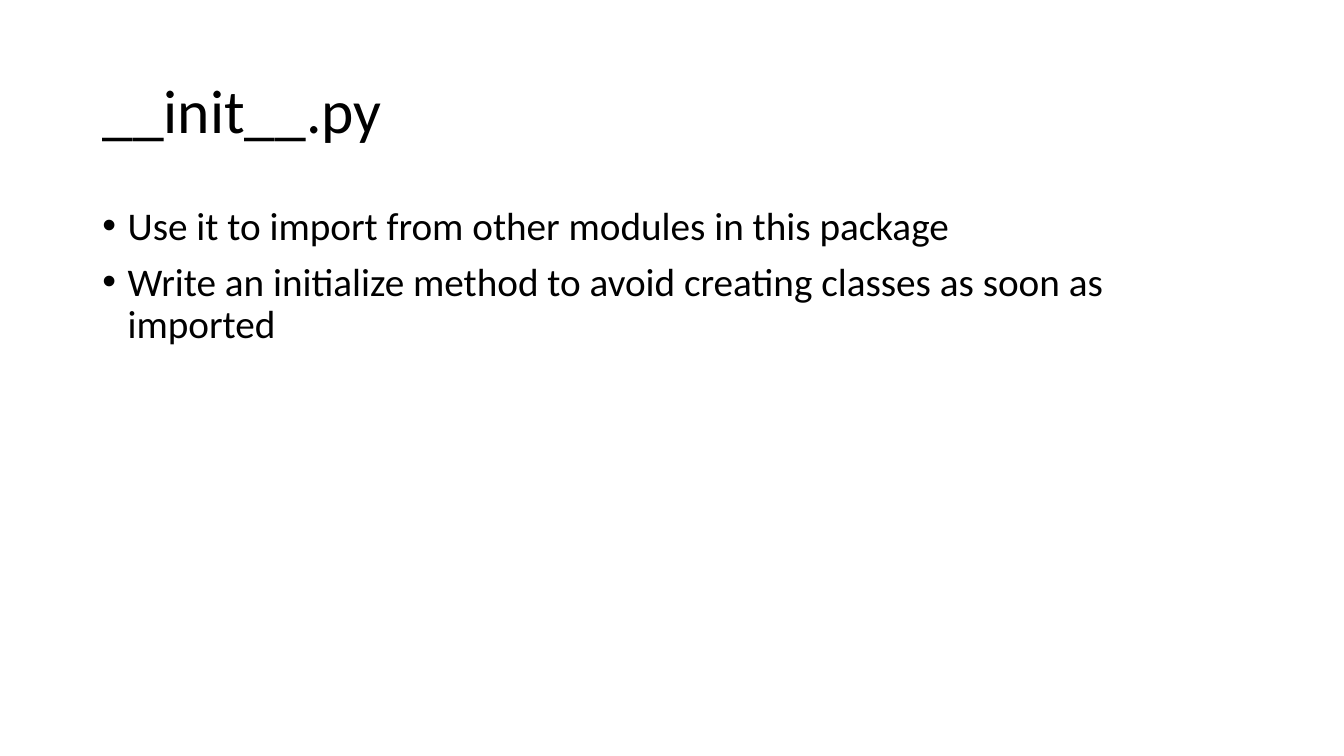
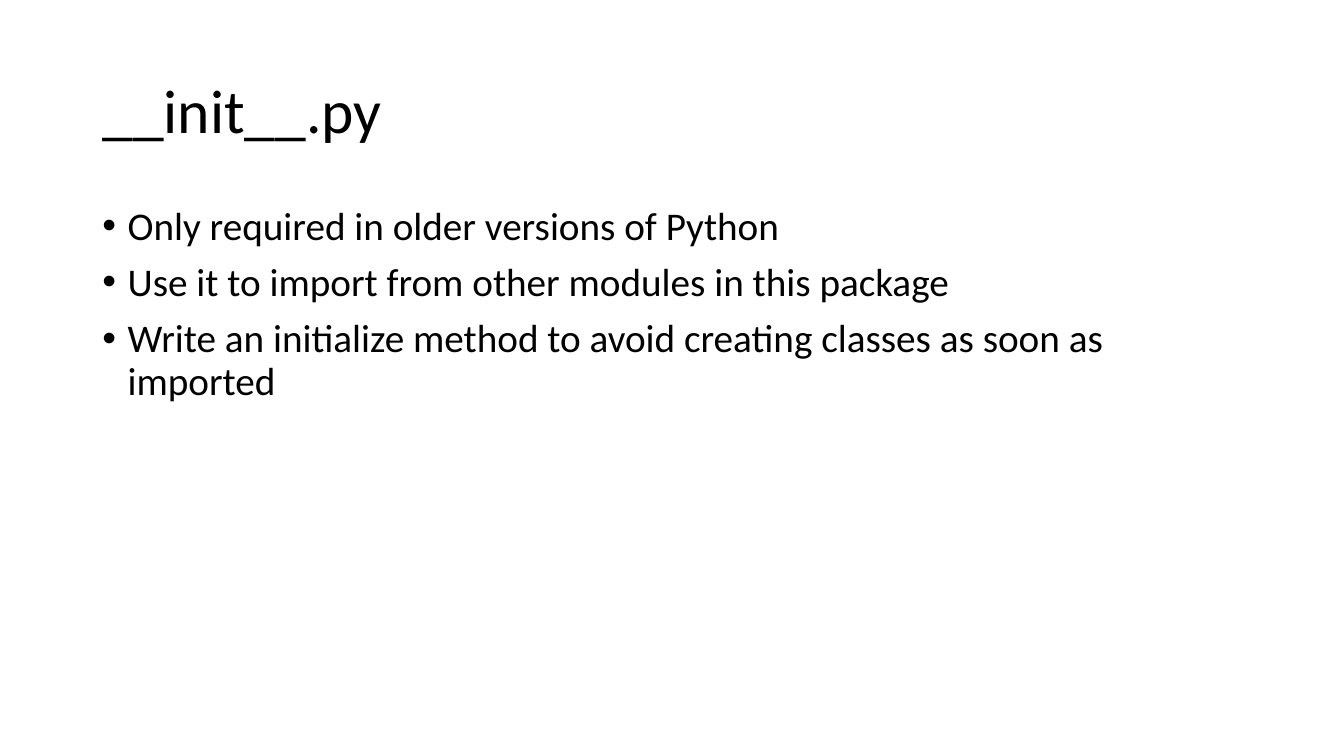
Before and after one commit to onionmccabbage/pythonTrainingMar2021, a slide deck: slide 41 of Python_Preso_Mar2021.pptx. Drawn at 1344x756 pixels with LibreOffice and Linux fonts; fonts in the diff are those of the drawing. Boxes give left, top, right and bottom in pixels: in the first picture for what was removed or moved away, otherwise in the second. Text is boxed around its words. In the diff, an @@ line names an element or a change of style, - is before the commit and + after.

```diff
--- a/Python_Preso_Mar2021.pptx
+++ b/Python_Preso_Mar2021.pptx
@@ text at (x1=128, y1=212, x2=779, y2=247): paragraph added @@
+• Only required in older versions of Python
```
Also in this commit, not shown: 7 other slides changed, 6 other files.
